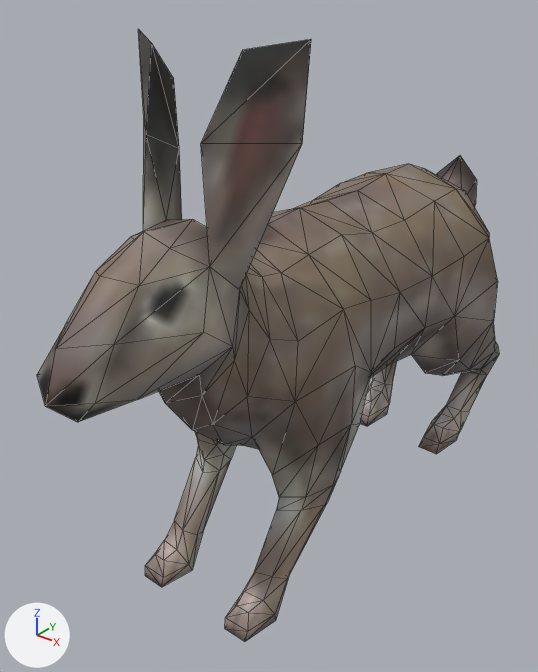
Before and after pictures for a commit that changed the FBX model models/fauna/hare/hare.fbx.
Camera for both pictures: a camera (50 mm lens) standing at (0.288, -0.427, 0.404) and looking at (-0.019, -0.043, 0.166). The lights are fixed; the arrows at lower left show +X, +Y and +Z. Mesh edges are drawn as thin lines. Where no turn or scale is listed for an object, it has been applied to the vertices.

Script lines for the objects in view, before the commit:
```python
mat_hare = principled_material('hare')
mat_hare.texture = img_hare_brown_color_png
me_hare_001 = bpy.data.meshes.new('hare.001')
me_hare_001.from_pydata(...)  # 334 vertices, 664 faces; spans x -0.083..0.083, y -0.246..0.219, z 0.0..0.376
me_hare_001.materials.append(mat_hare)  # picture img_hare_brown_color_png
ob_hare = bpy.data.objects.new('hare', me_hare_001)
ob_hare.location = (0.0, 0.0, 0.0)
```
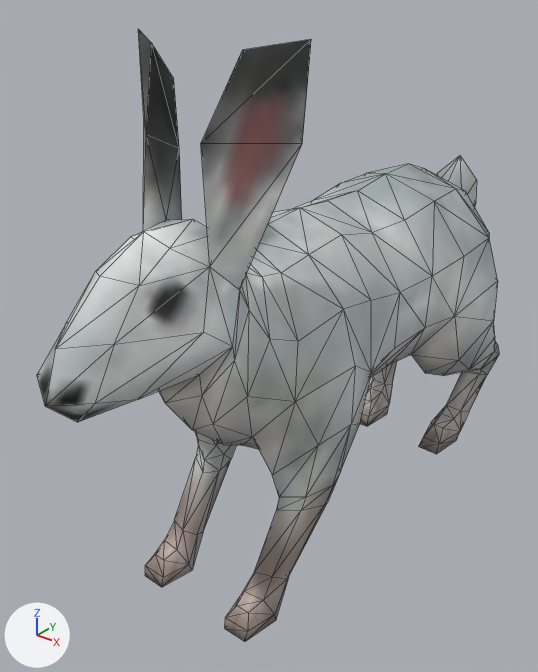
What differs and where, as boxes [x1, y1, x2, y2] in the pictures (538 x 672 px):
```json
{"object": "hare", "change": "surface changed", "before": [37, 56, 499, 557], "after": [37, 56, 499, 557]}
```

Scene script edits in JSON lines:
```json
{"op": "add", "block": "img_hare_color_png", "code": ["img_hare_color_png = load_image('hare_color.png', 'hare_color.png', 128, 128, 'sRGB')"]}
{"op": "set", "path": "mat_hare.texture", "old": "img_hare_brown_color_png", "new": "img_hare_color_png"}
```
